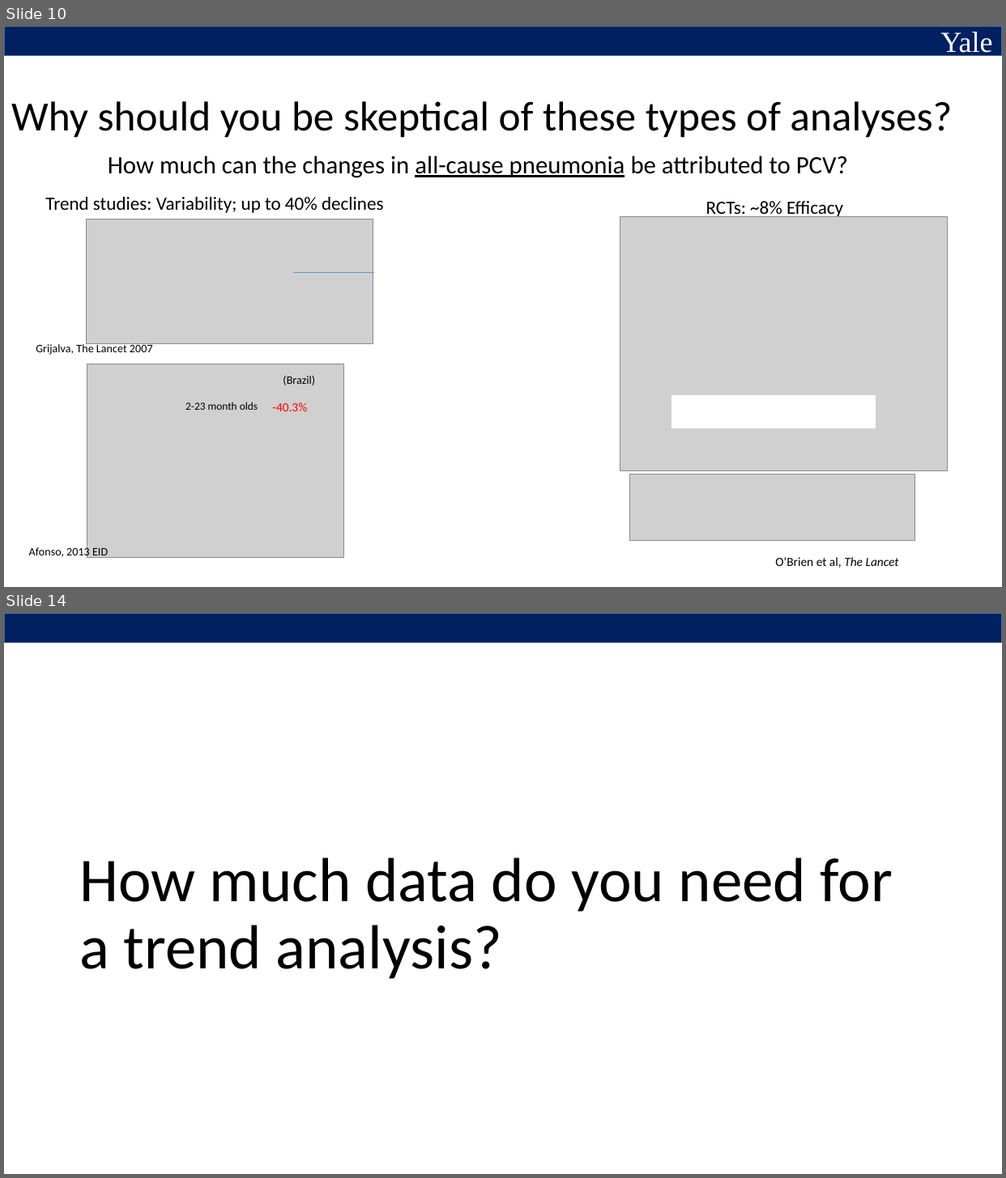
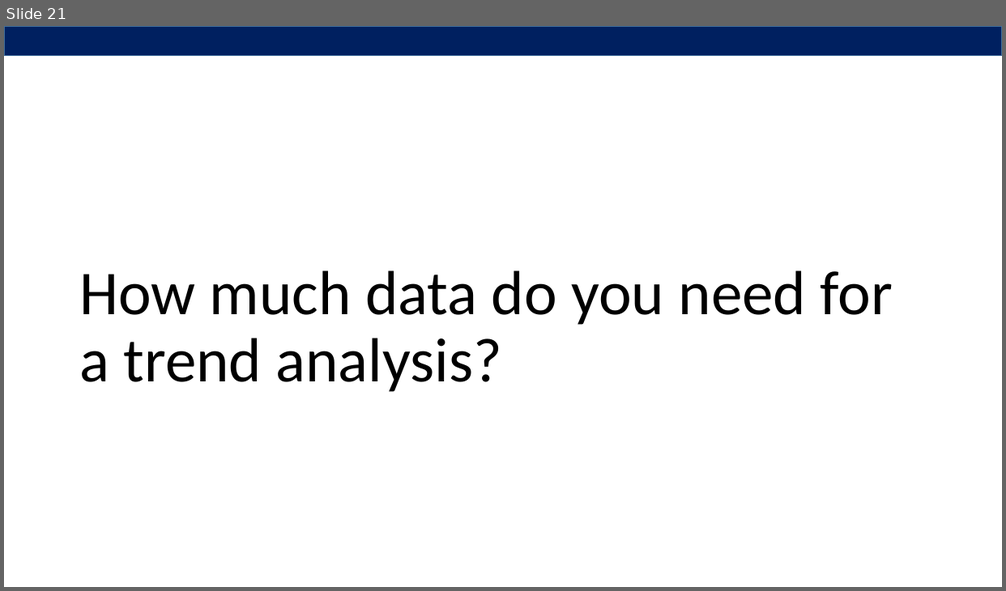
Before and after one commit to YalePublicHealthSurveillance/YaleIntroPublicHealthSurveillance.github.io, a slide deck: Slides/Slides for Video 3.pptx. Shown one above the other, each under a label of ours: slides 10 and 14 before the commit, slide 21 after it; the slides between them are not shown. The pictures are 1006x1178 and 1006x591 pixels, drawn with LibreOffice and Linux fonts; fonts in the diff are those of the drawing; grey boxes stand for pictures. Boxes give left, top, right and bottom in pixels: in the first picture for what was removed or moved away, otherwise in the second. Text is boxed around its words. In the diff, an @@ line names an element or a change of style, - is before the commit and + after.

```diff
--- a/Slides/Slides for Video 3.pptx
+++ b/Slides/Slides for Video 3.pptx
@@ slide 10 removed at [4,26,1002,587], background #FFFFFF; not listed: 1 template element that a slide beside it also shows @@
@@ text removed at [940,32,992,58] @@
-Yale
@@ title removed at [11,101,952,138] @@
-Why should you be skeptical of these types of analyses?
@@ text removed at [108,156,848,178] @@
-How much can the changes in all-cause pneumonia be attributed to PCV?
@@ text removed at [45,197,384,213] @@
-Trend studies: Variability; up to 40% declines
@@ picture removed at [87,219,373,344] @@
@@ picture removed at [620,217,948,472] @@
@@ text removed at [706,201,843,219] @@
-RCTs: ~8% Efficacy
@@ line removed from (293, 272) to (374, 272) @@
@@ text removed at [36,343,153,355] @@
-Grijalva, The Lancet 2007
@@ picture removed at [87,365,344,557] @@
@@ text removed at [283,376,315,386] @@
-(Brazil)
@@ text removed at [185,402,258,410] @@
-2-23 month olds
@@ text removed at [272,403,307,412] @@
--40.3%
@@ rectangle removed at [671,396,875,428] @@
@@ picture removed at [631,475,916,541] @@
@@ text removed at [29,546,108,559] @@
-Afonso, 2013 EID
@@ text removed at [775,557,899,568] @@
-O’Brien et al, The Lancet
@@ what was slide 14 is now slide 21 @@
```
Also in this commit, not shown: 9 slides changed, 9 slides added, 1 other file.
